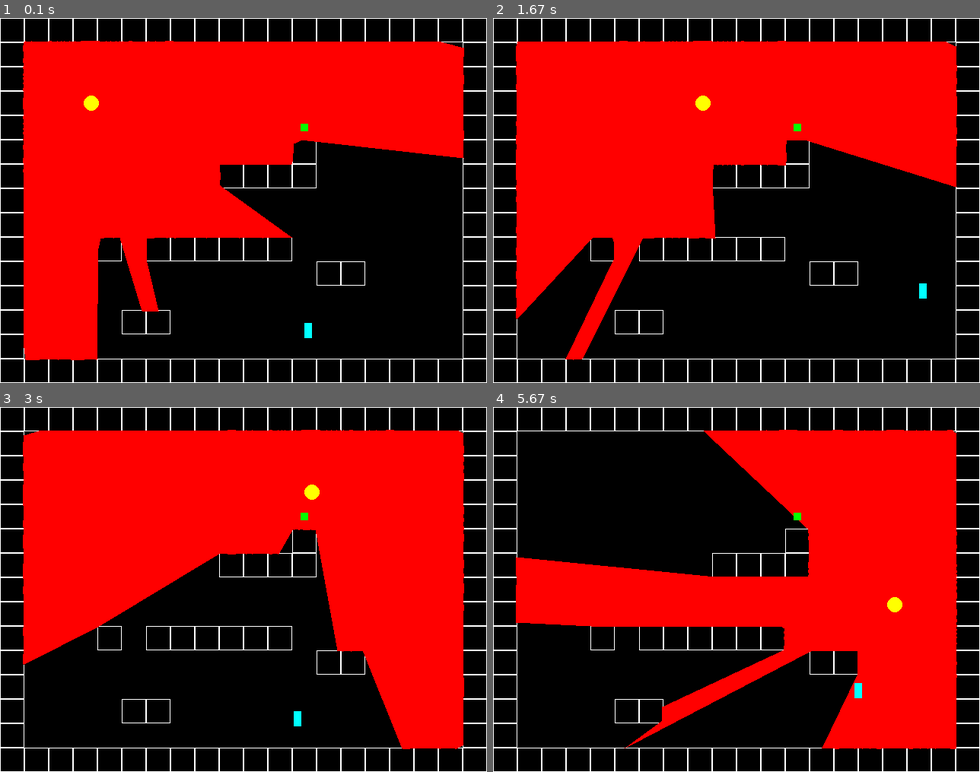
Above: before the commit, frames 1-4 (two rows, left to right).
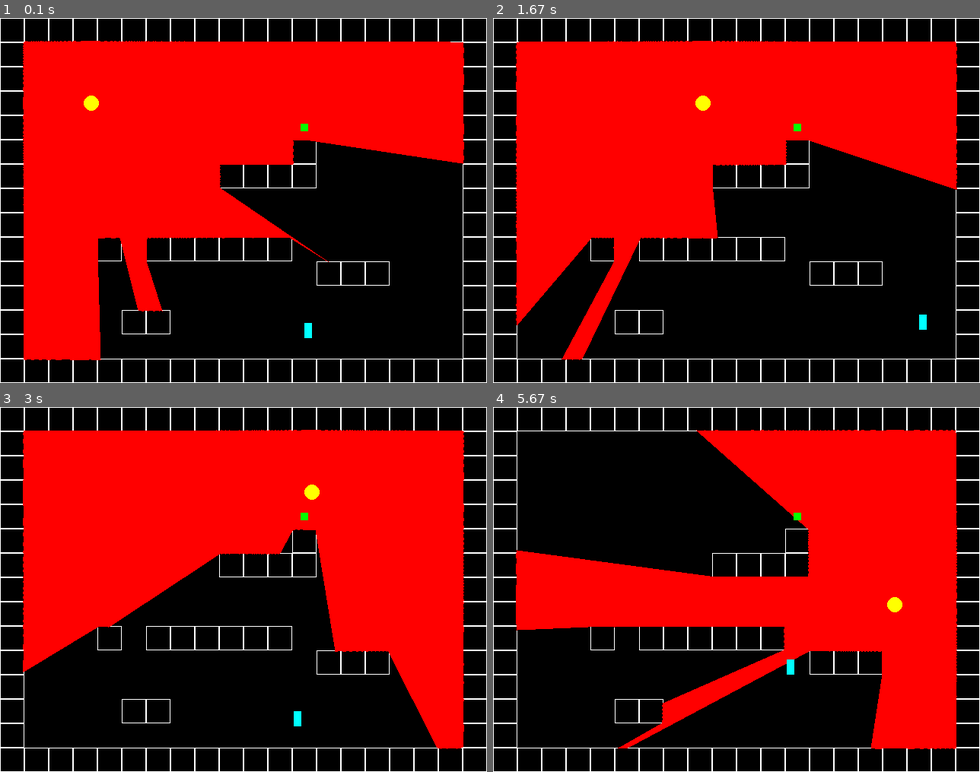
Above: after the commit, the same moments.

Repository: cljord/changing-paths-gamejam
Game: pygame game, started from src/main.py
Same seed, same stepped clock (60 frames per second), same inputs: the game is played once before the commit and once after it.
Inputs:
- Up to frame 1 (0.1 s): no input
- Up to frame 2 (1.67 s): hold Right 0.33-0.8 s; hold Up 0.83-1.3 s; hold Right from 1.33 s (still down)
- Up to frame 3 (3 s): release Right at 1.8 s; hold Left 1.83-2.37 s; hold Left 2.4-2.87 s; hold Up from 2.9 s (still down)
- Up to frame 4 (5.67 s): release Up at 3.37 s; hold Right 3.4-4.03 s; hold Left 4.07-4.53 s; hold Right 4.57-5.03 s; hold Up 5.07-5.53 s; hold Right from 5.57 s (still down)

The runs differ from the first frame. In frame 1, 0.7% of the frame differs, in the area x 4-96%, y 6-94%; in frame 2, 0.7%; in frame 3, 2.3%; in frame 4, 3.0%.

Commit message:
updated level loading logic to allow for easy changing of level, added goal collision logic with player, tinkered with raycasting logic -> next step: probably use updated wolfenstein 3d algo for finding collision with tilemap & check out backface culling to reduce number of rays

Diff:
--- a/src/levels.json
+++ b/src/levels.json
@@ -12,7 +12,7 @@
       [1, 0, 0, 0, 0, 0, 0, 0, 0, 0, 0, 0, 0, 0, 0, 0, 0, 0, 0, 1],
       [1, 0, 0, 0, 0, 0, 0, 0, 0, 0, 0, 0, 0, 0, 0, 0, 0, 0, 0, 1],
       [1, 0, 0, 0, 1, 0, 1, 1, 1, 1, 1, 1, 0, 0, 0, 0, 0, 0, 0, 1],
-      [1, 0, 0, 0, 0, 0, 0, 0, 0, 0, 0, 0, 0, 1, 1, 0, 0, 0, 0, 1],
+      [1, 0, 0, 0, 0, 0, 0, 0, 0, 0, 0, 0, 0, 1, 1, 1, 0, 0, 0, 1],
       [1, 0, 0, 0, 0, 0, 0, 0, 0, 0, 0, 0, 0, 0, 0, 0, 0, 0, 0, 1],
       [1, 0, 0, 0, 0, 1, 1, 0, 0, 0, 0, 0, 0, 0, 0, 0, 0, 0, 0, 1],
       [1, 0, 0, 0, 0, 0, 0, 0, 0, 0, 0, 0, 0, 0, 0, 0, 0, 0, 0, 1],
--- a/src/main.py
+++ b/src/main.py
@@ -13,7 +13,7 @@
 FPS = 60
 
 class Light:
-  def __init__(self, tilemap, x, y, patrol_route, num_rays=256):
+  def __init__(self, tilemap, x, y, patrol_route, num_rays=900):
     self.tilemap = tilemap
     self.x = x
     self.y = y
@@ -23,6 +23,7 @@
     self.current_patrol_route_index = 1
     self.speed = 100
     self.triangles = []
+    self.rays = self.init_rays()
 
   def init_rays(self):
     rays = []
@@ -30,6 +31,13 @@
       angle = ((2 * math.pi) / self.num_rays) * i
       rays.append(Ray(self.tilemap, self.x, self.y, angle))
     return rays
+
+  def update_rays(self):
+    for i, ray in enumerate(self.rays):
+      angle = ((2 * math.pi) / self.num_rays) * i
+      self.rays[i].x = self.x
+      self.rays[i].y = self.y
+      self.rays[i].angle = angle
 
   def patrol(self, dt):
     target_tile = self.patrol_route[self.current_patrol_route_index]
@@ -46,9 +54,9 @@
       self.current_patrol_route_index %= len(self.patrol_route)
 
   def update(self, dt):
-    rays = self.init_rays()
+    rays = self.update_rays()
     self.intersections = []
-    for ray in rays:
+    for ray in self.rays:
       intersection = ray.compute_level_intersection_point()
       self.intersections.append(intersection)
     self.patrol(dt)
@@ -64,7 +72,6 @@
   def render(self):
     self.render_visibility_polygon()
     pygame.draw.circle(display, (255, 255, 0), (self.x, self.y), 10)
-
 
 def compute_middle_of_tile_in_pixels(tile_x, tile_y):
   return (tile_x * TILE_SIZE) + (TILE_SIZE / 2), (tile_y * TILE_SIZE) + (TILE_SIZE / 2)
@@ -141,8 +148,6 @@
     self.x -= self.w // 2
     self.y -= self.h // 2
 
-
-
 class Ray:
   def __init__(self, tilemap, x, y, angle):
     self.tilemap = tilemap
@@ -159,7 +164,7 @@
   def compute_level_intersection_point(self):
     x = 0
     y = 0
-    steps = [c * 2 for c in range(0, 1500)]
+    steps = [c * 2 for c in range(0, 800)]
     for c in steps:
       x = self.x + c * math.cos(self.angle)
       y = self.y + c * math.sin(self.angle)
@@ -270,35 +275,34 @@
 
 current_level_index = 1
 
-def load_level(level_file):
-  level = None
-  with open("./src/levels.json", "r") as levels:
-    level_data = json.load(levels)["1"]
-    tilemap = level_data["tilemap"]
-    player_start_pos = level_data["player_start_pos"]
-    player = Player(tilemap, *compute_middle_of_tile_in_pixels(*player_start_pos))
-    goal_pos = level_data["goal_pos"]
-    goal = Goal(*goal_pos)
-    lights = []
-    for light in level_data["lights"]:
-      start_pos = light["start_pos"]
-      patrol_route = [tuple(patrol_point) for patrol_point in light["patrol_route"]]
-      lights.append(Light(tilemap, *compute_middle_of_tile_in_pixels(start_pos[0], start_pos[1]), patrol_route))
-    level = Level(tilemap, lights, player, goal)
-    #level_json_loading_time = os.path.getmtime("./src/levels.json")
+def load_level(all_level_data, current_level_index):
+  current_level_data = all_level_data[str(current_level_index)]
+  tilemap = current_level_data["tilemap"]
+  player_start_pos = current_level_data["player_start_pos"]
+  player = Player(tilemap, *compute_middle_of_tile_in_pixels(*player_start_pos))
+  goal_pos = current_level_data["goal_pos"]
+  goal = Goal(*goal_pos)
+  lights = []
+  for light in current_level_data["lights"]:
+    start_pos = light["start_pos"]
+    patrol_route = [tuple(patrol_point) for patrol_point in light["patrol_route"]]
+    lights.append(Light(tilemap, *compute_middle_of_tile_in_pixels(start_pos[0], start_pos[1]), patrol_route))
+  level = Level(tilemap, lights, player, goal)
+  #level_json_loading_time = os.path.getmtime("./src/levels.json")
   return level
 
-current_level = load_level("./src/levels.json")
+def load_level_data_from_file(level_file):
+  with open(level_file, "r") as levels:
+    return json.load(levels)
+
+all_level_data = load_level_data_from_file("./src/levels.json")
+current_level = load_level(all_level_data, current_level_index)
 level_json_loading_time = 0
-
-#light_x, light_y = compute_middle_of_tile_in_pixels(3, 3)
-#light = Light(current_level, light_x, light_y)
-#player = Player(current_level, *compute_middle_of_tile_in_pixels(12, 12))
-#goal = Goal(12, 4)
 
 class game_states(Enum):
   play_state = 1
   dead_state = 2
+  goal_state = 3
   finish_state = 3
 
 current_game_state = game_states.play_state
@@ -334,22 +338,28 @@
       light.render()
     current_level.goal.render()
     current_level.player.render()
+    player_rect = pygame.Rect(current_level.player.x, current_level.player. y, current_level.player.w, current_level.player.h)
+    goal_rect = pygame.Rect(current_level.goal.x, current_level.goal.y, current_level.goal.w, current_level.goal.h)
+    if player_rect.colliderect(goal_rect):
+      #current_game_state = game_states.goal_state
+      print("booya")
 
   if current_game_state == game_states.dead_state:
     for light in current_level.lights:
       light.update(dt)
-    current_level.player.update(dt)
-
     for light in current_level.lights:
       light.render()
     current_level.goal.render()
     current_level.player.render()
 
+    if keys[pygame.K_r]:
+      current_level = load_level(all_level_data, current_level_index)
+      current_game_state = game_states.play_state
+
   for light in current_level.lights:
     for triangle in light.triangles:
-      if is_inside((current_level.player.x, current_level.player.y), triangle):
+      if is_inside((current_level.player.x + current_level.player.w // 2, current_level.player.y + current_level.player.h // 2), triangle):
         current_game_state = game_states.dead_state
-        print("hitting me brooo")
 
   pygame.display.flip()
 
